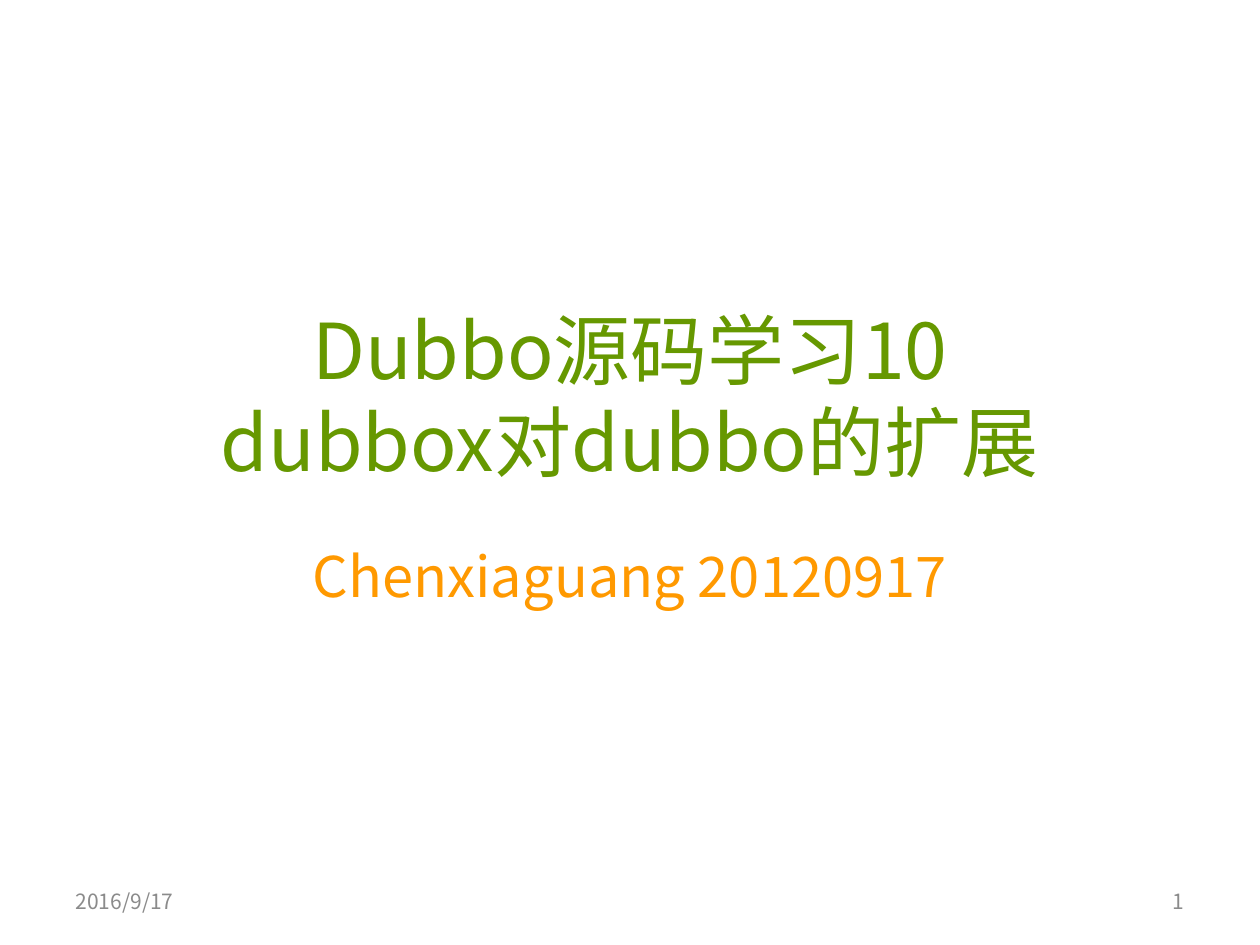
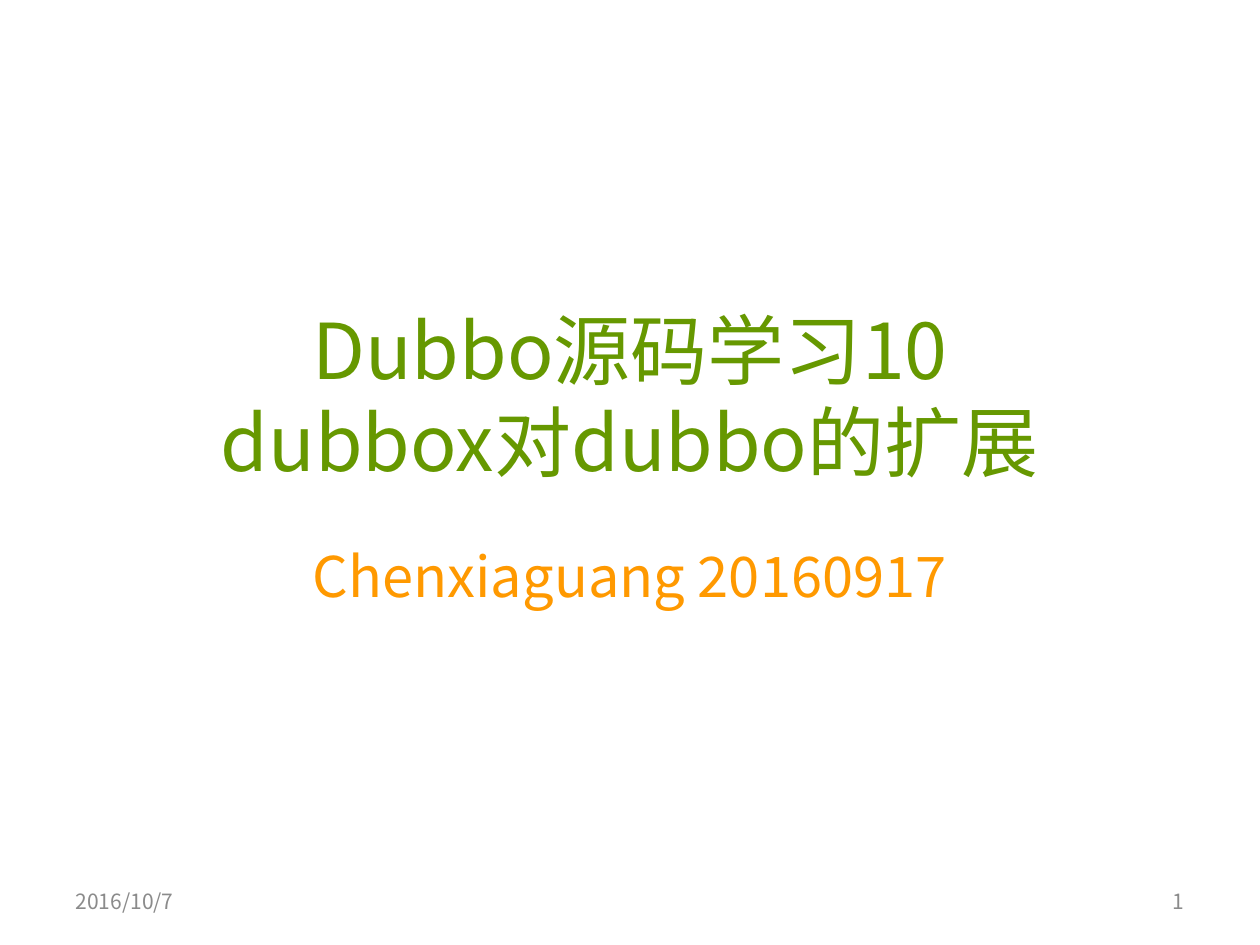
Before and after one commit to AmarRocks/demo, a slide deck: slide 1 of 04.dubbo_demo/document/dubbo源码分析10-dubbox对dubbo的扩展.pptx. Drawn at 1260x945 pixels with LibreOffice and Linux fonts; fonts in the diff are those of the drawing. Boxes give left, top, right and bottom in pixels: in the first picture for what was removed or moved away, otherwise in the second. Text is boxed around its words. In the diff, an @@ line names an element or a change of style, - is before the commit and + after.

Commit message:
dubbo源码学习ppt 创建日期错误的修正

```diff
--- a/04.dubbo_demo/document/dubbo源码分析10-dubbox对dubbo的扩展.pptx
+++ b/04.dubbo_demo/document/dubbo源码分析10-dubbox对dubbo的扩展.pptx
@@ subtitle at bbox=[313, 552, 947, 611]: text changed @@
-Chenxiaguang 20120917
+Chenxiaguang 20160917
@@ text at bbox=[76, 892, 174, 913]: text changed @@
-2016/9/17
+2016/10/7
```
Also in this commit, not shown: 1 other slide changed, 24 other files.
